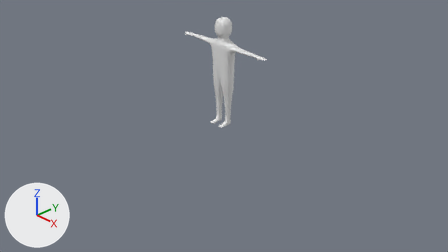
The Blender file Blender tutorial 3, man/man.blend, before and after one commit.
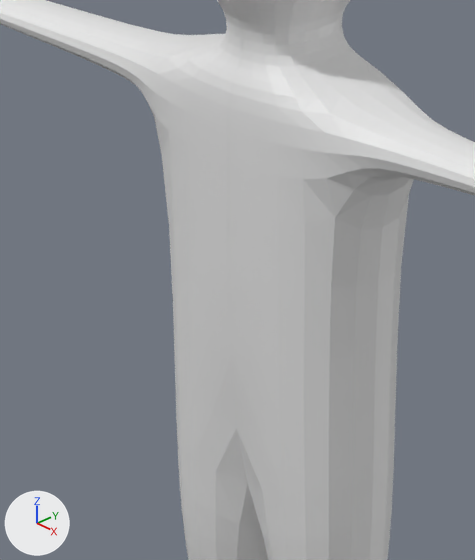
Each version is shown from the file's camera 'Camera', then close up on the part from 44% to 54% of the width and 14% to 35% of the height. The lights are fixed; the arrows at lower left show +X, +Y and +Z.
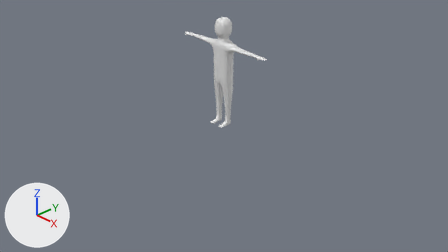
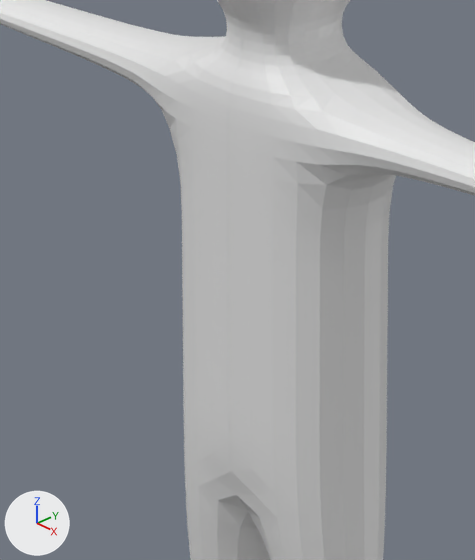
The edits, one by one:
me_cube is used by ob_cube; location (0.0, 0.0, 0.0).
me_cube had 104 vertices, 95 faces and spanned x 0.0..1.0, y -0.21..0.14, z 0.01..1.96.
me_cube now has 112 vertices, 101 faces and spans x 0.0..1.0, y -0.21..0.14, z 0.01..1.96.
Part 1, on me_cube:
3 faces are deleted.
6 vertices in x 0.0..0.21, y -0.13..0.13, z 0.64..0.72 move by (0.0, 0.0, 0.02).
4 vertices in x 0.23, y -0.11..0.11, z 1.41..1.54 move by (-0.03, 0.0, 0.0).
2 vertices move from x 0.23, y -0.11..0.11, z 0.81 to x 0.2, y -0.11..0.11, z 0.83.
8 vertices are added at x 0.0..0.2, y -0.13..0.13, z 0.97..1.22.
9 new faces join them.

Changed parts and their boxes (x1, y1, x2, y2) in the close-ups (475 x 560 px):
part 1 of me_cube, built on: before (123, 33, 447, 560); after (123, 34, 446, 560)
